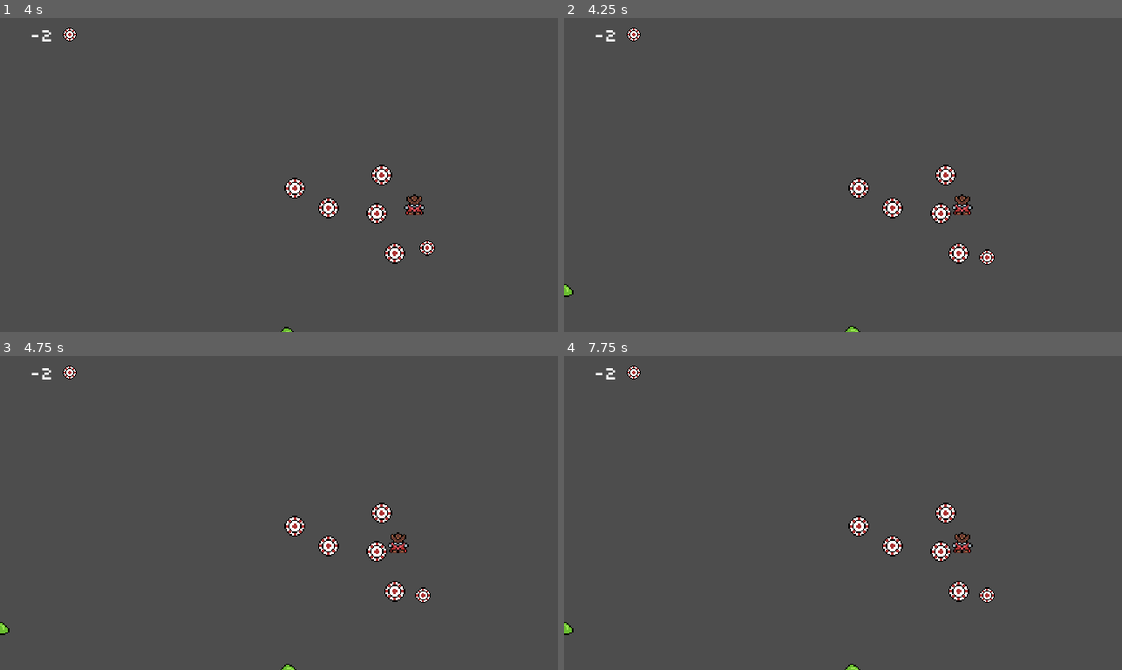
Above: before the commit, frames 1-4 (two rows, left to right).
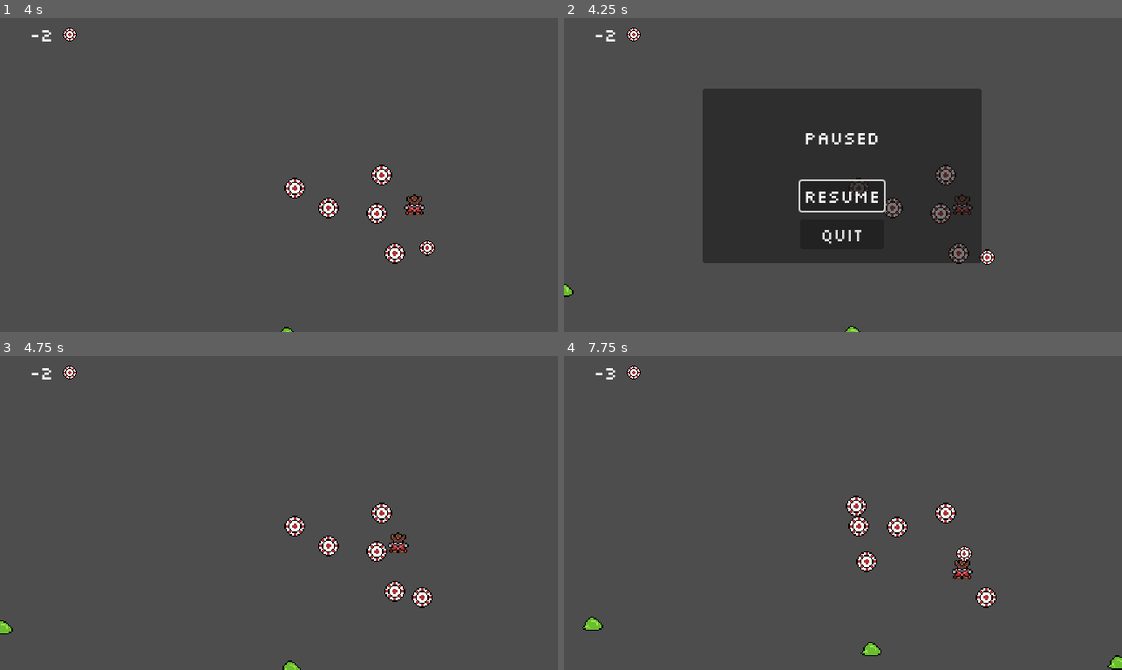
Above: after the commit, the same moments.

Repository: tkapa/risk-it
Game: Godot game, scene res://Scenes/main.tscn
Same seed, same stepped clock (60 frames per second), same inputs: the game is played once before the commit and once after it.
Inputs (mouse positions are in pixels of both pictures, inside the frame that each line leads up to):
- Up to frame 1 (4 s): tap Enter at 0.5 s; move the mouse to (401, 159) at 0.52 s; hold D (right) 0.53-1.28 s; tap Space (throw) every 0.75 s from 0.6 to 3.6 s; move the mouse to (167, 190) at 1.27 s; hold S (down) 1.28-2.03 s; move the mouse to (334, 105) at 2.02 s; hold D (right) 2.03-2.78 s; move the mouse to (251, 237) at 2.77 s; hold W (up) 2.78-3.53 s; move the mouse to (446, 222) at 3.52 s; hold A (left) from 3.53 s (still down)
- Up to frame 2 (4.25 s): keep holding A (left); tap Escape (pause) at 4.15 s
- Up to frame 3 (4.75 s): release A (left) at 4.25 s; click (279, 534) at 4.25 s, where only the run after the commit has a clickable "Resume"
- Up to frame 4 (7.75 s): move the mouse to (675, 465) at 5.02 s; hold A (left) 5.03-5.78 s; tap Space (throw) every 0.75 s from 5.1 to 7.35 s; move the mouse to (870, 513) at 5.77 s; hold S (down) 5.78-6.53 s; move the mouse to (759, 434) at 6.52 s; hold D (right) 6.53-7.28 s; move the mouse to (965, 497) at 7.27 s; hold W (up) from 7.28 s (still down)

Frame 1 is identical in both runs. In frame 2, 27% of the frame differs, in the area x 24-75%, y 22-79%; in frame 3, 0.2%; in frame 4, 2.1%.

Commit message:
Better Pausing.

Diff:
--- a/Entities/Player/player.gd
+++ b/Entities/Player/player.gd
@@ -28,9 +28,6 @@
 	if Input.is_action_just_pressed("throw"):
 		_throw()
 
-	if Input.is_action_just_pressed("pause"):
-		SignalBus.emit_signal("pause_game")
-
 func _throw():
 	var chip : Chip = base_chip.instantiate()
 	chip.position = position
--- /dev/null
+++ b/Scenes/UI/pause_menu.gd
@@ -0,0 +1,24 @@
+class_name PauseMenu extends Control
+
+@onready var resume_button : Button = %ResumeButton
+@onready var quit_button : Button = %QuitButton
+
+func _ready():
+	PauseManager.pause_menu = self
+	visibility_changed.connect(_on_show)
+
+func _process(delta):
+	if Input.is_action_just_pressed("pause"):
+		if PauseManager.is_paused:
+			SignalBus.unpause_game.emit()
+		else:
+			SignalBus.pause_game.emit()
+
+func _on_resume_button_pressed():
+	SignalBus.unpause_game.emit()
+
+func _on_quit_button_pressed():
+	get_tree().quit()
+
+func _on_show():
+	resume_button.grab_focus()
--- /dev/null
+++ b/Scenes/UI/pause_menu.tscn
@@ -0,0 +1,61 @@
+[gd_scene load_steps=3 format=3 uid="uid://cfy510nujb888"]
+
+[ext_resource type="Theme" uid="uid://c8sqrg1dqvo5y" path="res://Resources/Themes/default_ui.tres" id="1_8rf44"]
+[ext_resource type="Script" uid="uid://b1qlrplriap7a" path="res://Scenes/UI/pause_menu.gd" id="1_rrvs5"]
+
+[node name="PauseMenu" type="Control"]
+process_mode = 3
+visible = false
+z_index = 9
+layout_mode = 3
+anchors_preset = 15
+anchor_right = 1.0
+anchor_bottom = 1.0
+grow_horizontal = 2
+grow_vertical = 2
+theme = ExtResource("1_8rf44")
+script = ExtResource("1_rrvs5")
+
+[node name="CenterContainer" type="CenterContainer" parent="."]
+layout_mode = 1
+anchors_preset = 15
+anchor_right = 1.0
+anchor_bottom = 1.0
+grow_horizontal = 2
+grow_vertical = 2
+
+[node name="Panel" type="Panel" parent="CenterContainer"]
+custom_minimum_size = Vector2(320, 200)
+layout_mode = 2
+
+[node name="CenterContainer" type="CenterContainer" parent="CenterContainer/Panel"]
+layout_mode = 1
+anchors_preset = 15
+anchor_right = 1.0
+anchor_bottom = 1.0
+grow_horizontal = 2
+grow_vertical = 2
+
+[node name="VBoxContainer" type="VBoxContainer" parent="CenterContainer/Panel/CenterContainer"]
+layout_mode = 2
+theme_override_constants/separation = 10
+
+[node name="PauseLabel" type="Label" parent="CenterContainer/Panel/CenterContainer/VBoxContainer"]
+custom_minimum_size = Vector2(0, 80)
+layout_mode = 2
+text = "Paused"
+horizontal_alignment = 1
+vertical_alignment = 1
+
+[node name="ResumeButton" type="Button" parent="CenterContainer/Panel/CenterContainer/VBoxContainer"]
+unique_name_in_owner = true
+layout_mode = 2
+text = "Resume"
+
+[node name="QuitButton" type="Button" parent="CenterContainer/Panel/CenterContainer/VBoxContainer"]
+unique_name_in_owner = true
+layout_mode = 2
+text = "Quit"
+
+[connection signal="pressed" from="CenterContainer/Panel/CenterContainer/VBoxContainer/ResumeButton" to="." method="_on_resume_button_pressed"]
+[connection signal="pressed" from="CenterContainer/Panel/CenterContainer/VBoxContainer/QuitButton" to="." method="_on_quit_button_pressed"]
--- a/Scenes/main.tscn
+++ b/Scenes/main.tscn
@@ -1,8 +1,9 @@
-[gd_scene load_steps=8 format=3 uid="uid://dkck2sgtuhhhm"]
+[gd_scene load_steps=9 format=3 uid="uid://dkck2sgtuhhhm"]
 
 [ext_resource type="Theme" uid="uid://c8sqrg1dqvo5y" path="res://Resources/Themes/default_ui.tres" id="1_21xkr"]
 [ext_resource type="PackedScene" uid="uid://ddgefhw6ojm16" path="res://Entities/Player/player.tscn" id="1_jjgbg"]
 [ext_resource type="Script" uid="uid://cevgomea2oaeh" path="res://Scenes/game_area.gd" id="2_kry3j"]
+[ext_resource type="PackedScene" uid="uid://cfy510nujb888" path="res://Scenes/UI/pause_menu.tscn" id="3_6bp64"]
 [ext_resource type="PackedScene" uid="uid://se3rgu7umfgo" path="res://Scenes/UI/player_hp.tscn" id="3_jjvhh"]
 [ext_resource type="PackedScene" uid="uid://bmj1phiqd4ot5" path="res://Entities/Pickups/Chip/chip_pickup.tscn" id="4_jjvhh"]
 [ext_resource type="Script" uid="uid://deqbdl82kddyn" path="res://Scenes/enemy_spawn_track.gd" id="7_6bp64"]
@@ -39,6 +40,9 @@
 grow_vertical = 1
 theme = null
 
+[node name="PauseMenu" parent="HUD" instance=ExtResource("3_6bp64")]
+layout_mode = 1
+
 [node name="GameArea" type="Node2D" parent="."]
 scale = Vector2(1.5, 1.5)
 script = ExtResource("2_kry3j")
--- a/Scripts/pause_manager.gd
+++ b/Scripts/pause_manager.gd
@@ -1,15 +1,23 @@
 extends Node
 
-var paused : bool = false
+var pause_menu : PauseMenu
+var is_paused : bool = false
 
 func _init():
+	process_mode = Node.PROCESS_MODE_ALWAYS
 	SignalBus.pause_game.connect(_on_pause)
+	SignalBus.unpause_game.connect(_on_unpause)
 
 func _on_pause():
-	paused = !paused
-	get_tree().paused = paused
+	is_paused = true
+	get_tree().paused = true
 
-	if (paused):
-		print("Paused")
-	else:
-		print("Unpaused")
+	if pause_menu:
+		pause_menu.show()
+
+func _on_unpause():
+	is_paused = false
+	get_tree().paused = false
+
+	if pause_menu:
+		pause_menu.hide()
--- a/Scripts/signal_bus.gd
+++ b/Scripts/signal_bus.gd
@@ -6,3 +6,4 @@
 signal drop_chip_pickup(position: Vector2, chip_stats: ChipStats)
 
 signal pause_game
+signal unpause_game
Not shown: 1 places in Scenes/UI/hud.tscn that only renumber resources
Not shown, added: Scenes/UI/pause_menu.gd.uid
